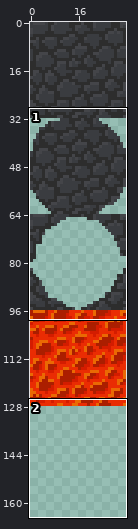
File history of a sprite sheet, assets/png/lava_theme.png. Above: a wide view before the commit, with the close-up outlined.
Close-up. Earlier state:
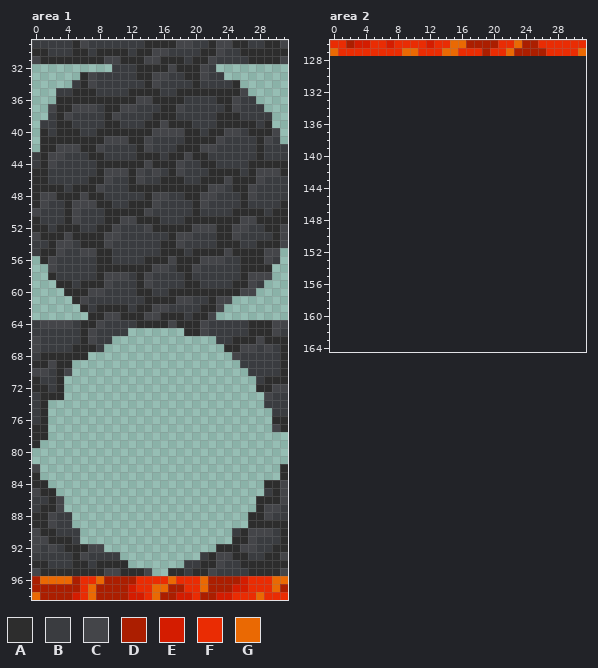
The file is 32x128 pixels. Colours within 5 levels of each other are drawn and written as one. Shown: area 1: x 0..31, y 29..98; area 2: x 0..31, y 126..164. The old version is drawn lined up with the new one, on the new canvas. The wide view leaves out empty margins.
Palette (. is transparent): A #2d2d2d  B #3a3c40  C #444549  D #ab1e00  E #d41c00  F #ea2c03  G #ea6903
Pixels before, area 1, first column x 0:
29 BBBBBACBBBBBBBAAAACCBBACCAABBAAC
30 AABBBAABAAAABAACCBBBBAACBBAAAAAA
31 CAAAAAAAACCAAACCAAABAACBBBBAAAAC
32 ..........BBBAAAACAAACB.........
33 ......ACBBBBBAACCBBAACBB........
34 .....BACBBBBBBACBBBBABBBBA......
35 ...BBAAABBBBAAAABBAAAAAAAAC.....
36 ...AAAAAAAAAACCAAAABBBBAACBB....
37 ..CAACCCBAACCBBBAACBBBBBACBBB...
38 ..BACBBBBACBBBBAAABBBBBAAABBBB..
39 .BBAABBBBAABBBAACAAABBBAAAAABA..
40 .ABAAABBAAAAAAACCCCAABAACCBAAAC.
41 .AAAAAAAACCCAACBBBBAAAACBBBBACB.
42 .AACCCAACBBBBACBBBAAACCBBBBBABBB
43 BACCBBBAABBBBAAABAACAABBBBBBABBB
44 BACBBBBBAAAAAACAAACBBAABBBBAAAAA
45 AABBBBBBACCCACBCBACBBBAAAABACCCA
46 AABBBBBAACBBACBBAAABBAAACAAACBBB
47 AAAABAAACBBBAAAAAAAAAACCBAACBBBB
48 ACCAAACAABBBBBACCBBAACCBBBACBBBB
49 ACBBACCCAABBAAACBBBBACBBBBABBBBA
50 CBBBACBBBAAAAACBBBBBABBBBAAAABAA
51 ABBBACBBBAACCAAABBBAAAAAAACCAAAA
52 AABAAABBAACBBBCAAAAACCCAACCBBAAC
53 CAAACAAAACCBBBBBBACCBBBAACBBBBAC
54 BBACCBAAACBBBBBBAACBBBBAAABBAAAC
55 BAACBBCCAABBBBBBAAABAAAACAAAACC.
56 .ACBBBBBAABBBBAAACAAACCCBBAAACB.
57 ..CBBBBBAAAAAAACCBAACBBBBBAAAA..
58 ..ABBBBBACCCBACBBBBABBBBBBACCC..
59 ...AABAAACBBBACBBBBAABBBBAACB...
60 ....AAACCBBBBAABBAAAAAAAAACC....
61 .....ACBBBBBBBAAAACCBBACC.......
62 ......ABAAAABAACCBBBBAAC........
63 .......AACCAAACCAAABAAC.........
64 BCCCCBAACBBBBAAAACAAACBBBBBAAACC
65 BBBBBBACBBBB.......AACBBBBBAAACB
66 CBBBBBACBB.............BBAAACAAA
67 CBBBBAAAB...............AACCBCBA
68 BAAAAAA..................CBBBBBA
69 AACAA.....................BBBBBA
70 CCBAC......................BBBBA
71 ABBA........................BAAA
72 AABA........................AACC
73 BAAA.........................CBB
74 BA...........................BBB
75 BA............................BB
76 BA............................AA
77 AA............................CA
78 AA..............................
79 A...............................
80 ................................
81 ................................
82 C..............................A
83 A..............................A
84 AA...........................AAC
85 CAA..........................BAC
86 BBAC........................AAAC
87 BAAC........................ACCB
88 AACBB......................AACBB
89 AACBB......................AAAAA
90 CAABBB...................BACCCBA
91 CCAAAB...................AACBBBA
92 CBCBAAACC..............AAACCBBAA
93 BBBBBACBBBB..........BACCAABBAAC
94 AABBBAABAAAA.......BBAACBBAAAAAA
95 CAAAAAAAACCAAAC..AABAACBBBBAAAAC
96 DGGGGDFFGDDDDFFFFGFFFGDDDDEFFFGG
97 DDDDDDFGDDDDEFFGGDDFFGDDDEEFFFGD
98 GDDDDEFGDDDDEEFGDDEEFDDEEFFFGFFF
Pixels before, area 2, first column x 0:
126 FFDEEFFEFFFFEFFGGDDDDFFGDDFFFFFF
127 GFFFFFFFFGGFFFGGFFFDFFGDDDDFFFFG
After:
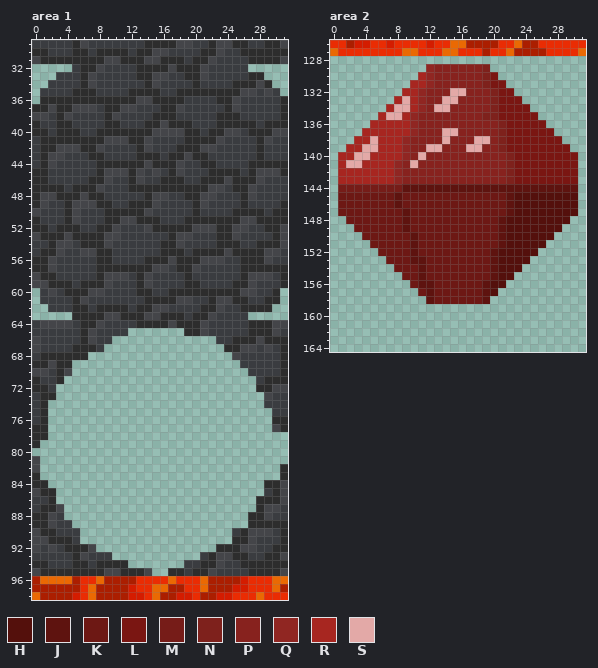
Colours new in this view: H #54100c  J #5e130f  K #6d1814  L #7a1612  M #761c18  N #7e211c  P #87221e  Q #902622  R #a72620  S #e3a9a7
Changes in this commit:
canvas 32x128 -> 32x192
Changed rows in their new state; - is an unchanged pixel.
Area 1:
first column x 0:
32 -----BAACB-------------BBBB-----
33 ---BBB------------------BBBAA---
34 --BBB---------------------AACA--
35 -BB------------------------CBCB-
36 -AA-------------------------BBBA
37 AA---------------------------BBA
38 CC----------------------------BA
39 A-----------------------------AA
40 A------------------------------C
41 B------------------------------B
42 B-------------------------------
first column x 0:
55 -------------------------------B
56 A------------------------------B
57 AA----------------------------AA
58 CA----------------------------BA
59 CCA--------------------------BBA
60 -BCB------------------------BBA-
61 -BBBB--------------------AABBAA-
62 --BBBA------------------BBAAAA--
63 -----AA----------------BBBB-----
first column x 3:
72 .
73 .
first column x 0:
81 C
first column x 3:
86 .-
88 -.
first column x 8:
92 .--
93 --.
Area 2:
first column x 1:
129 -----------QPPPPPPN-----------
130 ----------RQPPPPPPNL----------
131 ---------RRQPPPPPPNLL---------
132 --------RRQPPPSSPPPNLL--------
133 -------RSRQPPSSPPPPNLLL-------
134 ------RSSRQPSSPPPPPNLLLL------
135 -----RSSRQPPPPPPPPNNLLLLL-----
136 ----RRRRRQPPPPPPPPPPNLLLLL----
137 ---RRRRRRQPPPSSPPPPPNLLLLLL---
138 --RRSRRRQPPPPSPPPSSPNLLLLLLL--
139 -RRSSRRRQPPSSPPPSSPPNLLLLLLLL-
140 RRSSRRRRQPSPPPPPPPPPPNLLLLLLLL
141 RSSRRRRQPSPPPPPPPPPPPNLLLLLLLL
142 RRRRRRRQPPPPPPPPPPPPPNLLLLLLLL
143 RRRRRRRQPPPPPPPPPPPPPNLLLLLLLL
144 MMMMMMMMJJJJJJJJJJJJJJJJJJJJJJ
145 KKKKKKKJKKKKKKKKKKKKKJHHHHHHHH
146 KKKKKKKJKKKKKKKKKKKKKJHHHHHHHH
147 KKKKKKKKJKKKKKKKKKKKKJHHHHHHHH
148 -KKKKKKKJKKKKKKKKKKKJHHHHHHHH-
149 --KKKKKKJKKKKKKKKKKKJHHHHHHH--
150 ---KKKKKKJKKKKKKKKKKJHHHHHH---
151 ----KKKKKJKKKKKKKKKKJHHHHH----
152 -----KKKKJKKKKKKKKKJHHHHH-----
153 ------KKKJJKKKKKKKKJHHHH------
154 -------KKKJKKKKKKKKJHHH-------
155 --------KKJKKKKKKKKJHH--------
156 ---------KJJKKKKKKJHH---------
157 ----------KJKKKKKKJH----------
158 -----------JKKKKKKJ-----------
